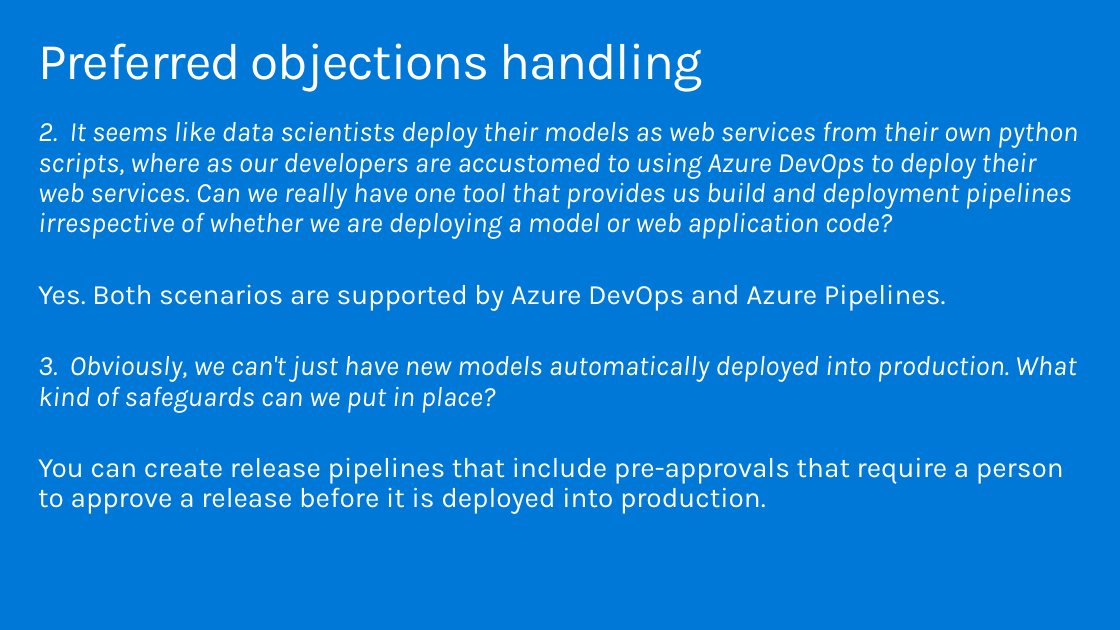
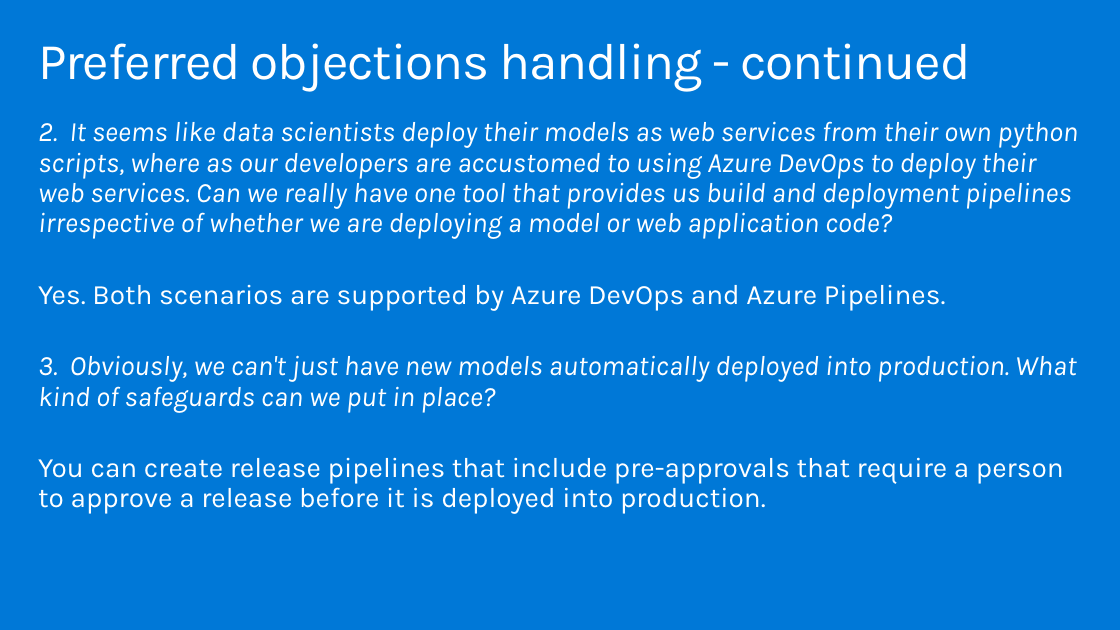
Before and after one commit to tiagoh/MCW-ML-Ops-1Day, a slide deck: slide 28 of Whiteboard design session/WDS trainer presentation - MLOps.pptx. Drawn at 1120x630 pixels with LibreOffice and Linux fonts; fonts in the diff are those of the drawing. Boxes give left, top, right and bottom in pixels: in the first picture for what was removed or moved away, otherwise in the second. Text is boxed around its words. In the diff, an @@ line names an element or a change of style, - is before the commit and + after.

```diff
--- a/Whiteboard design session/WDS trainer presentation - MLOps.pptx
+++ b/Whiteboard design session/WDS trainer presentation - MLOps.pptx
@@ title at <box>38,43,971,91</box>: text changed @@
-Preferred objections handling
+Preferred objections handling - continued
```
Also in this commit, not shown: 18 other slides changed, 1 other file.
